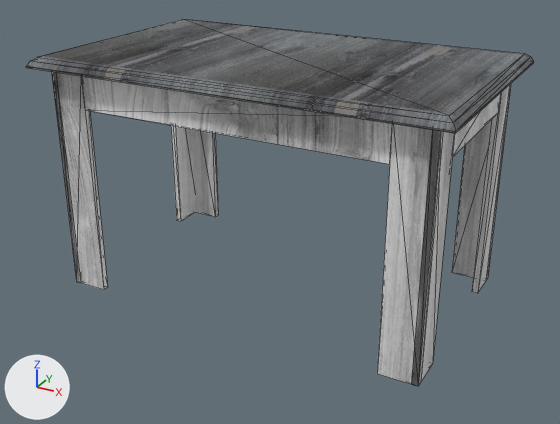
An edit to the glTF model public/assets/models/tables/table_monaco/table.gltf, drawn before and after from the same camera.
The view is the same before and after, from a 50 mm camera at (1.121, -2.058, 1.28) aimed at (0.014, -0.045, 0.274). Arrows for +X, +Y and +Z are at lower left; the lights stay in place. Mesh edges are drawn as thin lines. Where no turn or scale is listed for an object, it has been applied to the vertices. Vertices at the same position are counted once.
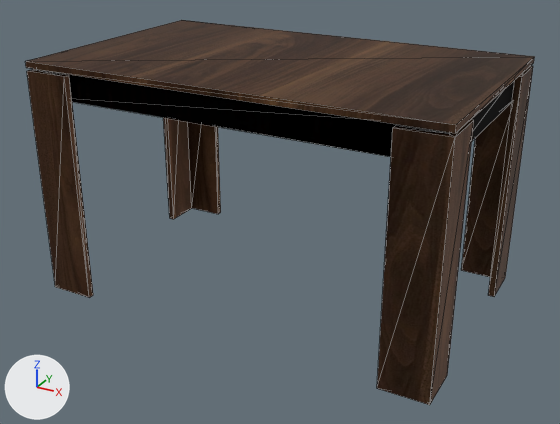
The newer file is also turned or shifted as a whole; pictures and numbers use the older file's frame.

What differs and where, as boxes (x1, y1, x2, y2) in the pictures (560 x 424 px):
'z', reshaped
    before: (26, 19, 534, 133)
    after: (25, 20, 535, 133)
'Line003', added (brown)
    after: (377, 120, 474, 405)
'Box006', deleted
    before: (377, 124, 454, 386)
'Box008', deleted
    before: (82, 76, 392, 164)
'Rectangle001', added (black)
    after: (36, 69, 515, 157)
'Line002', added (brown)
    after: (27, 69, 93, 298)
'Line004', added (black)
    after: (461, 66, 533, 297)
'Box005', deleted
    before: (51, 72, 108, 290)
'Box004', deleted
    before: (452, 84, 511, 293)
'Line001', added (brown)
    after: (163, 118, 221, 219)
'Box002', deleted
    before: (171, 125, 218, 221)
'Box009', deleted
    before: (452, 93, 501, 157)

What changed in the scene script:
```text
Change me_меш_012:
    remove me_меш_012.from_pydata(...)  # 16 vertices, 28 faces; spans x -0.66..0.66, y -0.4..0.4, z 0.0..0.03
    remove me_меш_012.materials.append(mat_05___default)
    add me_меш_012.from_pydata(...)  # 8 vertices, 12 faces; spans x -0.66..0.66, y -0.4..0.4, z 0.0..0.02
    me_меш_012 part 1
    12 vertices are removed from x -0.66..0.66, y -0.4..0.4, z 0.005..0.03
    26 faces are deleted
    4 vertices are added at (-0.66, -0.4, 0.02), (0.66, -0.4, 0.02), (-0.66, 0.4, 0.02), (0.66, 0.4, 0.02)
    10 new faces join them
    add me_меш_012.materials.append(mat_02___default_002)  # picture img_walnut
Remove ob_box002:
    ob_box002 = bpy.data.objects.new('Box002', me_меш_020)
Remove ob_box004:
    ob_box004 = bpy.data.objects.new('Box004', me_меш_019)
Remove ob_box005:
    ob_box005 = bpy.data.objects.new('Box005', me_меш_018)
Remove ob_box006:
    ob_box006 = bpy.data.objects.new('Box006', me_меш_017)
Remove ob_box008:
    ob_box008 = bpy.data.objects.new('Box008', me_меш_015)
Remove ob_box009:
    ob_box009 = bpy.data.objects.new('Box009', me_меш_014)
Add ob_line004:
    ob_line004 = bpy.data.objects.new('Line004', me_меш_032)  # 12 vertices, 20 faces; spans x -0.093..0.057, y -0.093..0.057, z 0.0..0.74; in mat_02___default_002 (picture img_walnut)
    ob_line004.location = (0.603, 0.343, -0.01)
Add ob_line003:
    ob_line003 = bpy.data.objects.new('Line003', me_меш_031)  # 12 vertices, 20 faces; spans x -0.093..0.057, y -0.057..0.093, z 0.0..0.74; in mat_02___default_002 (picture img_walnut)
    ob_line003.location = (0.603, -0.343, -0.01)
Add ob_line002:
    ob_line002 = bpy.data.objects.new('Line002', me_меш_030)  # 12 vertices, 20 faces; spans x -0.057..0.093, y -0.057..0.093, z 0.0..0.74; in mat_02___default_002 (picture img_walnut)
    ob_line002.location = (-0.603, -0.343, -0.01)
Add ob_line001:
    ob_line001 = bpy.data.objects.new('Line001', me_меш_029)  # 12 vertices, 20 faces; spans x -0.057..0.093, y -0.093..0.057, z 0.0..0.74; in mat_02___default_002 (picture img_walnut)
    ob_line001.location = (-0.603, 0.343, -0.01)
Add ob_rectangle001:
    ob_rectangle001 = bpy.data.objects.new('Rectangle001', me_меш_027)  # 16 vertices, 32 faces; spans x -0.64..0.64, y -0.38..0.38, z -0.05..0.05; in mat_03___default_005 (picture img_fw_641_sq)
    ob_rectangle001.location = (0.0, 0.0, 0.7)
```
